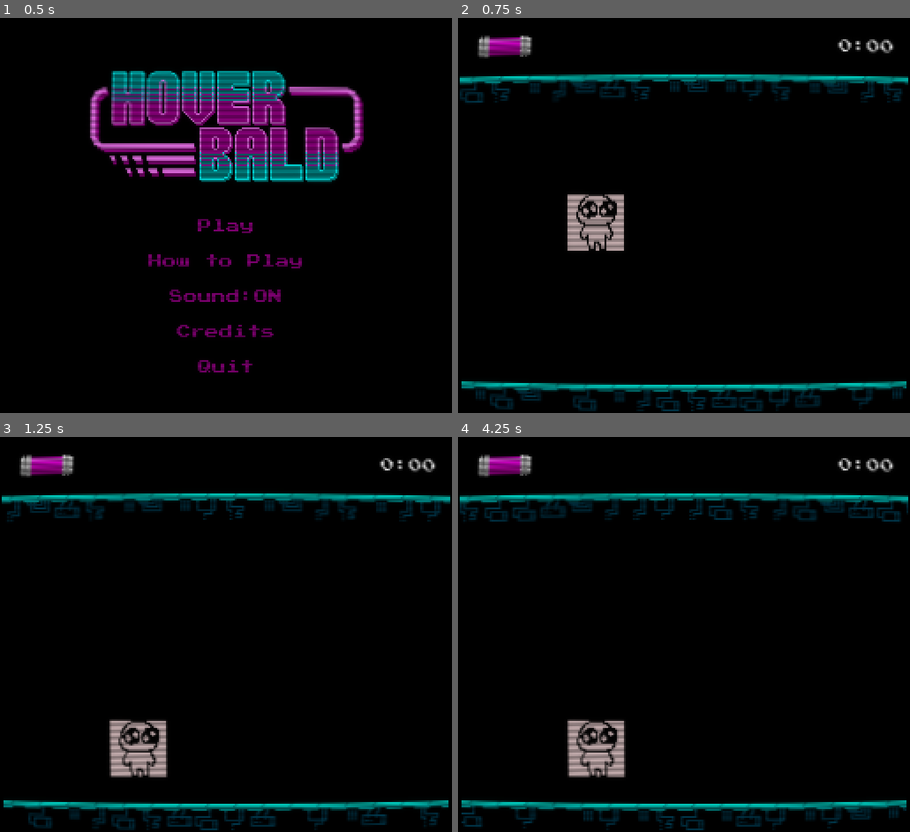
Above: before the commit, frames 1-4 (two rows, left to right).
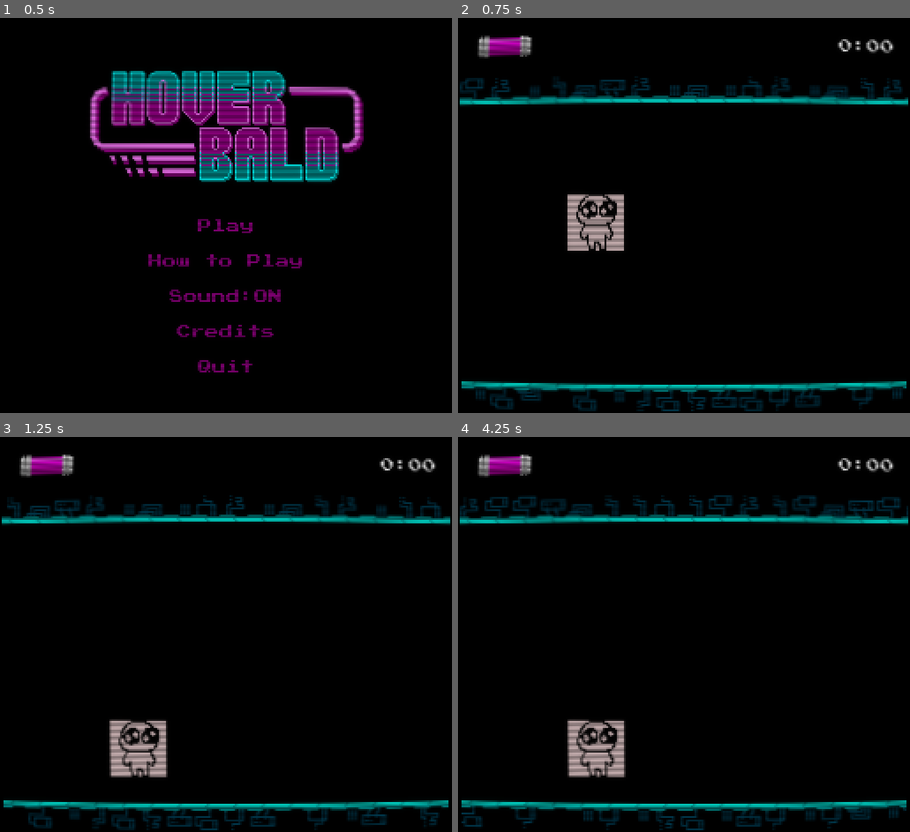
Above: after the commit, the same moments.

Repository: kernel00ps/Hoverbald
Game: Godot game, scene res://scenes/main_menu.tscn
Two runs of this game, one before a commit and one after it. Both use one fixed random seed, a clock stepped at 60 frames per second and the inputs below. Sound files missing from this copy of the repository are replaced by a short silence.
Inputs:
- Up to frame 1 (0.5 s): no input
- Up to frame 2 (0.75 s): click "Play" at 0.5 s
- Up to frame 3 (1.25 s): no input
- Up to frame 4 (4.25 s): hold D (RIGHT) 1.28-2.03 s; hold S (DOWN) 2.03-2.78 s; hold D (RIGHT) 2.78-3.5 s; click "Try Again" at 3.5 s

Frame 1 is identical in both runs. In frame 2, 4.6% of the frame differs, in the area x 0-100%, y 14-23%; in frame 3, 4.6%; in frame 4, 4.8%.

Commit message:
Upper tiles fixed

Diff:
--- /dev/null
+++ b/data/background_inv.tres
@@ -0,0 +1,26 @@
+[gd_resource type="TileSet" load_steps=3 format=3 uid="uid://cce7er0cbekcr"]
+
+[ext_resource type="Texture2D" uid="uid://b32lnjj2s3tnf" path="res://assets/sprites/floor_tiles_inv_16x16.png" id="1_huh4r"]
+
+[sub_resource type="TileSetAtlasSource" id="TileSetAtlasSource_l33n7"]
+texture = ExtResource("1_huh4r")
+0:0/0 = 0
+0:0/0/physics_layer_0/polygon_0/points = PackedVector2Array(-8, -8, 8, -8, 8, 8, -8, 8)
+1:0/0 = 0
+1:0/0/physics_layer_0/polygon_0/points = PackedVector2Array(-8, -8, 8, -8, 8, 8, -8, 8)
+2:0/0 = 0
+2:0/0/physics_layer_0/polygon_0/points = PackedVector2Array(-8, -8, 8, -8, 8, 8, -8, 8)
+3:0/0 = 0
+3:0/0/physics_layer_0/polygon_0/points = PackedVector2Array(-8, -8, 8, -8, 8, 8, -8, 8)
+4:0/0 = 0
+4:0/0/physics_layer_0/polygon_0/points = PackedVector2Array(-8, -8, 8, -8, 8, 8, -8, 8)
+5:0/0 = 0
+5:0/0/physics_layer_0/polygon_0/points = PackedVector2Array(-8, -8, 8, -8, 8, 8, -8, 8)
+6:0/0 = 0
+6:0/0/physics_layer_0/polygon_0/points = PackedVector2Array(-8, -8, 8, -8, 8, 8, -8, 8)
+7:0/0 = 0
+7:0/0/physics_layer_0/polygon_0/points = PackedVector2Array(-8, -8, 8, -8, 8, 8, -8, 8)
+
+[resource]
+physics_layer_0/collision_layer = 2
+sources/1 = SubResource("TileSetAtlasSource_l33n7")
--- a/scenes/background.tscn
+++ b/scenes/background.tscn
@@ -1,9 +1,10 @@
-[gd_scene load_steps=7 format=3 uid="uid://dcthkt21uc2w8"]
+[gd_scene load_steps=8 format=3 uid="uid://dcthkt21uc2w8"]
 
 [ext_resource type="Script" path="res://scripts/background.gd" id="1_30inu"]
 [ext_resource type="Texture2D" uid="uid://d26by6jwxpnd4" path="res://assets/backgrounds/background_black.png" id="1_b4ln1"]
 [ext_resource type="TileSet" uid="uid://sr0i7cdf6kxd" path="res://data/background.tres" id="3_858da"]
 [ext_resource type="PackedScene" uid="uid://c3gw0tn2sjuod" path="res://scenes/spikes.tscn" id="3_y7mw7"]
+[ext_resource type="TileSet" uid="uid://cce7er0cbekcr" path="res://data/background_inv.tres" id="5_twtdc"]
 
 [sub_resource type="RectangleShape2D" id="RectangleShape2D_o0w5j"]
 size = Vector2(12, 160)
@@ -13,7 +14,6 @@
 
 [node name="Background" type="Node2D"]
 script = ExtResource("1_30inu")
-tile_map_atlas = ExtResource("3_858da")
 spikes_scene = ExtResource("3_y7mw7")
 
 [node name="Sprite2D" type="Sprite2D" parent="."]
@@ -24,8 +24,7 @@
 tile_set = ExtResource("3_858da")
 
 [node name="TileMapUpper" type="TileMapLayer" parent="."]
-rotation = 3.14159
-tile_set = ExtResource("3_858da")
+tile_set = ExtResource("5_twtdc")
 
 [node name="LeftWall" type="StaticBody2D" parent="."]
 collision_layer = 2
--- a/scripts/background.gd
+++ b/scripts/background.gd
@@ -1,6 +1,5 @@
 extends Node2D
 
-@export var tile_map_atlas: Resource
 @export var spikes_scene: PackedScene
 
 var tile_map_upper: TileMapLayer
@@ -63,11 +62,14 @@
 		var atlas_cords = Vector2(random_tile_id, 0)
 
 		var cords: Vector2i = Vector2i(start_cords.x + i, start_cords.y)
-		tile_map_lower.set_cell(cords, TILE_SOURCE_ID, atlas_cords)
+
 		if is_lower:
 			last_generated_cell_position_lower = cords
+			tile_map_lower.set_cell(cords, TILE_SOURCE_ID, atlas_cords)
 		else:
 			last_generated_cell_position_upper = cords
+			tile_map_upper.set_cell(cords, 1, atlas_cords)
+
 	tracker += row_length
 	generate_spikes(row_length)
 	remove_offscreen_spikes(row_length)
